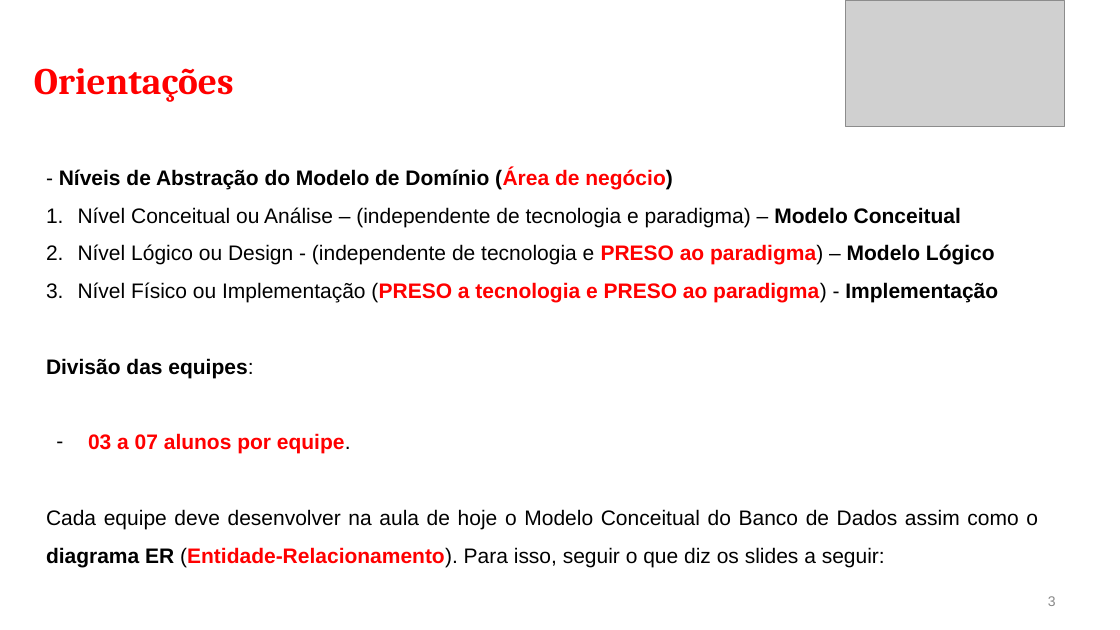
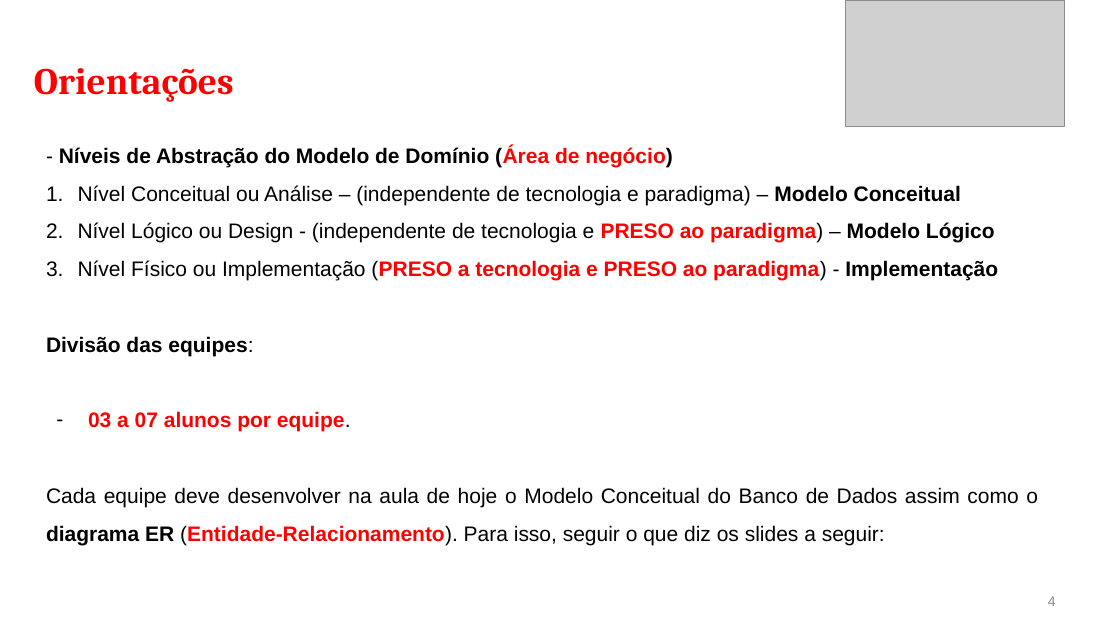
Before and after one commit to CloudEducationBrazil/WydenBancoDados, a slide deck: slide 4 of 01 Classes/Aula03- BD Dinâmica Modelo de Domínio.pptx (slide 3 before the commit). Drawn at 1120x630 pixels with LibreOffice and Linux fonts; fonts in the diff are those of the drawing; grey boxes stand for pictures. Boxes give left, top, right and bottom in pixels: in the first picture for what was removed or moved away, otherwise in the second. Text is boxed around its words. In the diff, an @@ line names an element or a change of style, - is before the commit and + after.

```diff
--- a/01 Classes/Aula03- BD Dinâmica Modelo de Domínio.pptx
+++ b/01 Classes/Aula03- BD Dinâmica Modelo de Domínio.pptx
@@ text "- Níveis de Abstração do ...": place and size @@
-text "- Níveis de Abstração do ..." at [46,168,1038,567]
+text "- Níveis de Abstração do ..." at [46,146,1038,545]
@@ page number at [1048,596,1056,606]: text changed @@
-3
+4
```
Also in this commit, not shown: 5 other slides changed, 1 slide added, 1 other file.
